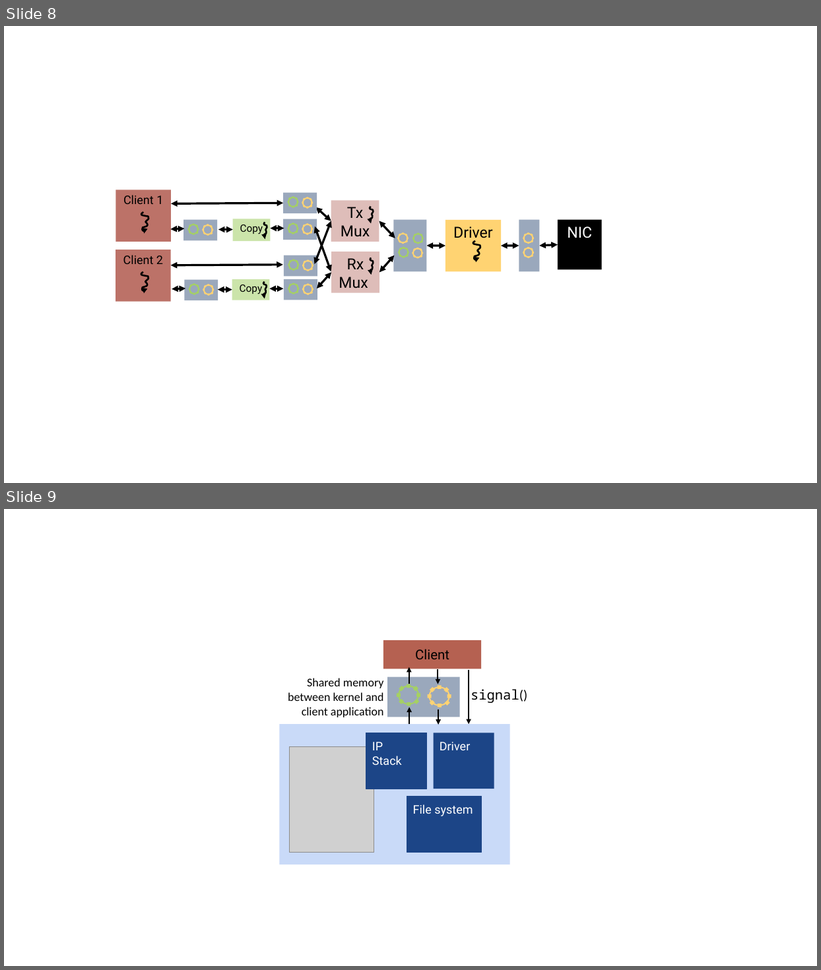
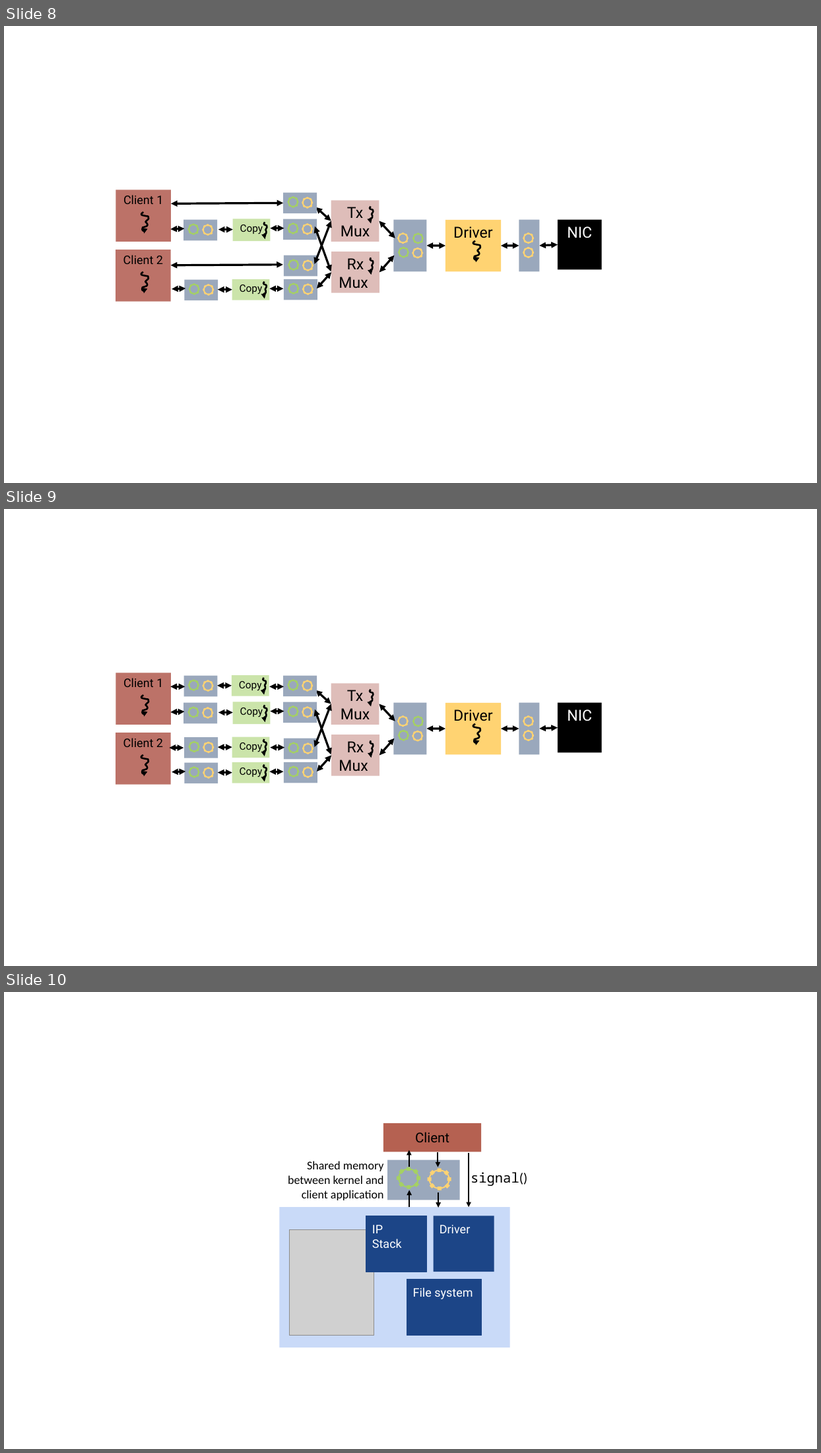
Before and after one commit to lucypa/thesis, a slide deck: imgs/figs.pptx. Shown one above the other, each under a label of ours: slides 8 and 9 before the commit, slides 8, 9 and 10 after it. The pictures are 821x970 and 821x1453 pixels, drawn with LibreOffice and Linux fonts; fonts in the diff are those of the drawing; grey boxes stand for pictures. Boxes give left, top, right and bottom in pixels: in the first picture for what was removed or moved away, otherwise in the second. Text is boxed around its words. In the diff, an @@ line names an element or a change of style, - is before the commit and + after.

Commit message:
Added new client applications and security analysis to design

```diff
--- a/imgs/figs.pptx
+++ b/imgs/figs.pptx
@@ slide 9 added at <box>4,509,817,966</box>, background #FFFFFF @@
@@ group added at <box>116,673,602,785</box>: 196 rectangles, 22 ellipses, 21 double arrows, 9 freeform shapes @@
+Rx
+Mux
+Driver
+Tx
+Mux
+NIC
+Copy
+Client 2
+Copy
+Client 1
+Copy
+Copy
@@ what was slide 9 is now slide 10 @@
```
Also in this commit, not shown: 1 other slide added, 1 slide removed, 8 other files.
